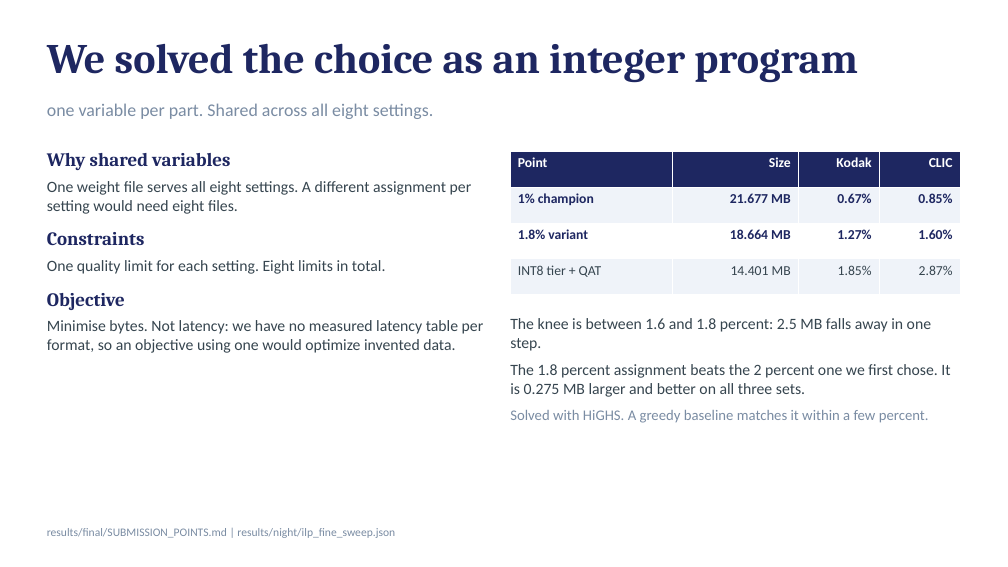
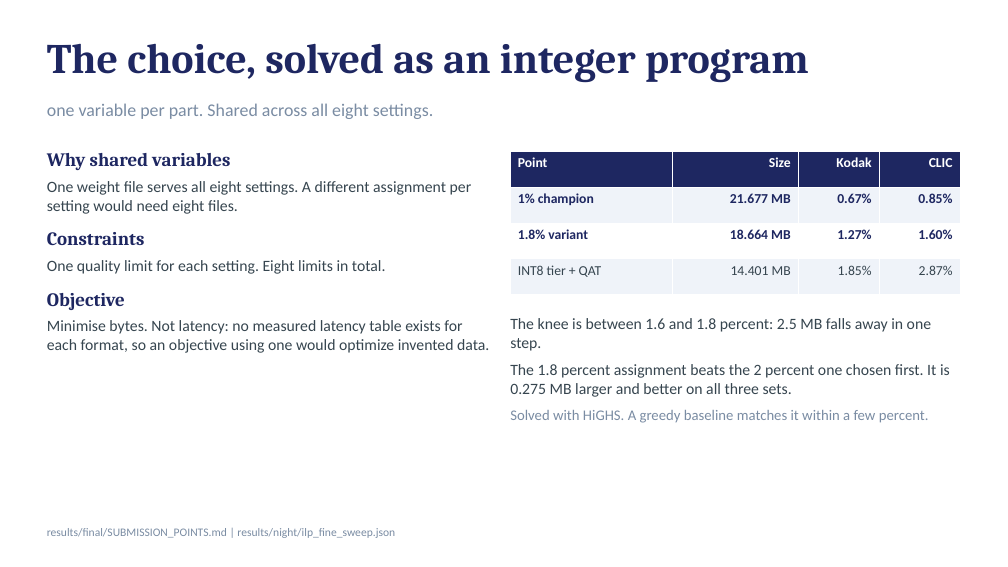
Before and after one commit to harshith0518/CS6886-PULSE-Quantization, a slide deck: slide 5 of submission/PULSE-quantization-deck.pptx. Drawn at 1008x567 pixels with LibreOffice and Linux fonts; fonts in the diff are those of the drawing. Boxes give left, top, right and bottom in pixels: in the first picture for what was removed or moved away, otherwise in the second. Text is boxed around its words. In the diff, an @@ line names an element or a change of style, - is before the commit and + after.

Commit message:
voice: single author throughout. No first person plural, no team references.
The report, deck, supplement and README now use impersonal constructions instead of the first person plural, which is the standard academic form for a single-author paper: 'this work measures', 'the sweep collects', 'no speed claim is made'. The title becomes 'Which Bits Can Be Dropped?' and the author line lists one name.

Report recompiled and still exactly 2 pages; the rewrites lengthened sentences, so the line spacing and title spacing were tightened to keep the cap. Deck still 10 slides, supplement still 5 pages. A first-person audit across all deliverable sources returns zero matches.

```diff
--- a/submission/PULSE-quantization-deck.pptx
+++ b/submission/PULSE-quantization-deck.pptx
@@ text at [47, 43, 809, 83]: text changed @@
-We solved the choice as an integer program
+The choice, solved as an integer program
@@ text at [47, 320, 489, 353]: text changed @@
-Minimise bytes. Not latency: we have no measured latency table per format, so an objective using one would optimize invented data.
+Minimise bytes. Not latency: no measured latency table exists for each format, so an objective using one would optimize invented data.
@@ text at [510, 364, 950, 397]: text changed @@
-The 1.8 percent assignment beats the 2 percent one we first chose. It is 0.275 MB larger and better on all three sets.
+The 1.8 percent assignment beats the 2 percent one chosen first. It is 0.275 MB larger and better on all three sets.
```
Also in this commit, not shown: 7 other slides changed, 10 other files.
